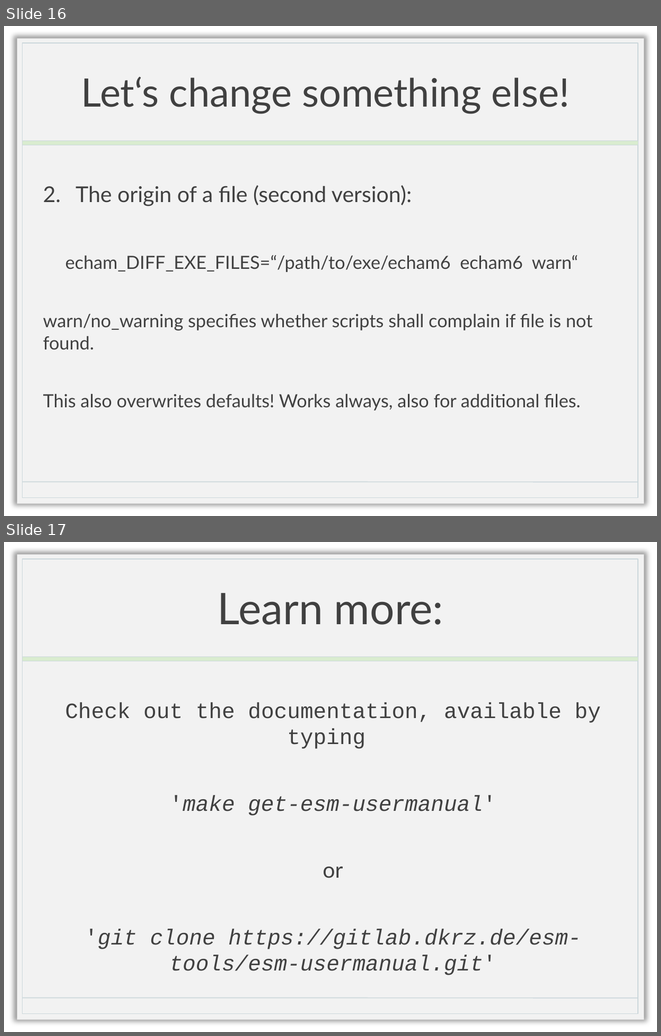
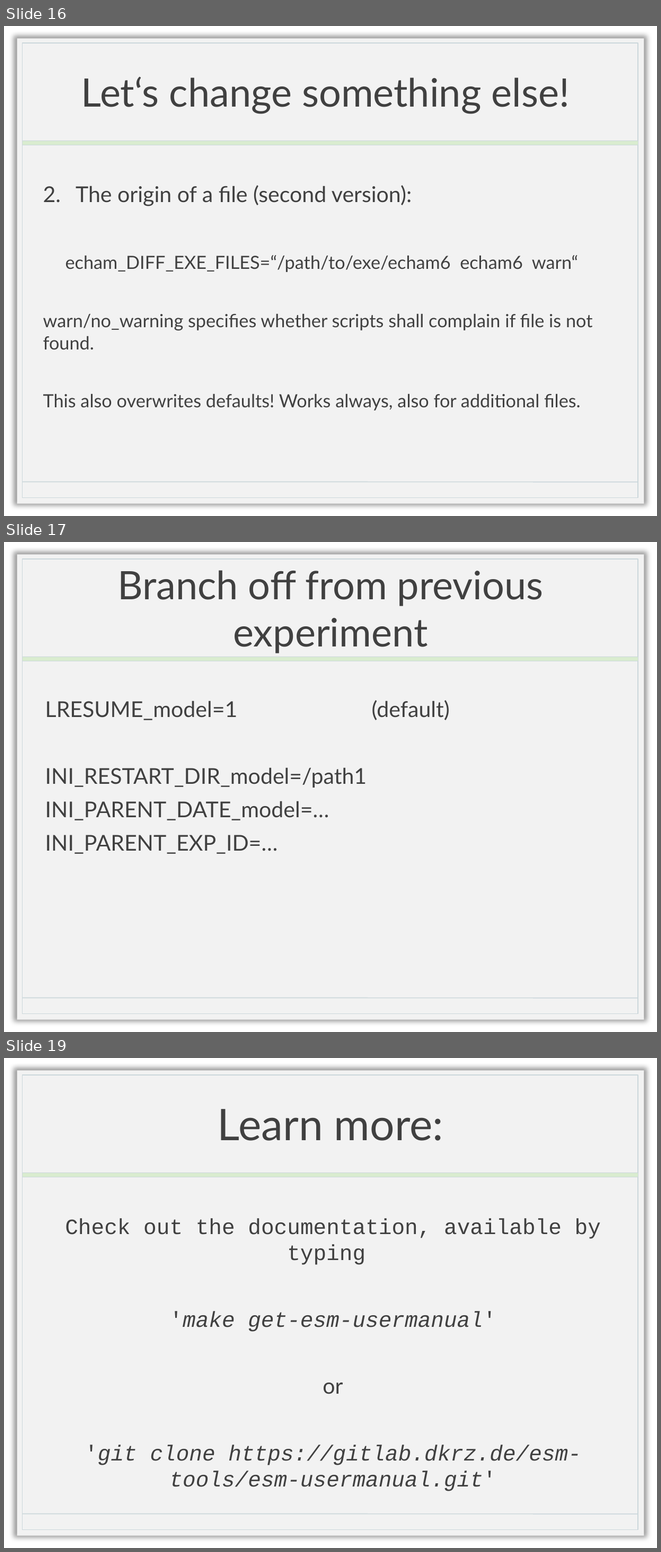
Before and after one commit to esm-tools/esm_workshop, a slide deck: esm-runscripts.pptx. Shown one above the other, each under a label of ours: slides 16 and 17 before the commit, slides 16, 17 and 19 after it; the slides between them are not shown. The pictures are 661x1036 and 661x1552 pixels, drawn with LibreOffice and Linux fonts; fonts in the diff are those of the drawing; background and template pictures are left out. Boxes give left, top, right and bottom in pixels: in the first picture for what was removed or moved away, otherwise in the second. Text is boxed around its words. In the diff, an @@ line names an element or a change of style, - is before the commit and + after.

```diff
--- a/esm-runscripts.pptx
+++ b/esm-runscripts.pptx
@@ slide 17 added at [4,542,657,1032], background picture (left out); not listed: 4 template elements that a slide beside it also shows @@
@@ title added at [117,570,544,653], 43.2 pt, text #404040 @@
+Branch off from previous experiment
@@ text added at [45,700,367,854], 24 pt, text #404040 @@
+LRESUME_model=1 (default)
+INI_RESTART_DIR_model=/path1
+INI_PARENT_DATE_model=…
+INI_PARENT_EXP_ID=…
@@ what was slide 17 is now slide 19 @@
```
Also in this commit, not shown: 3 slides changed, 2 other slides added, 1 slide removed, 4 other files.
